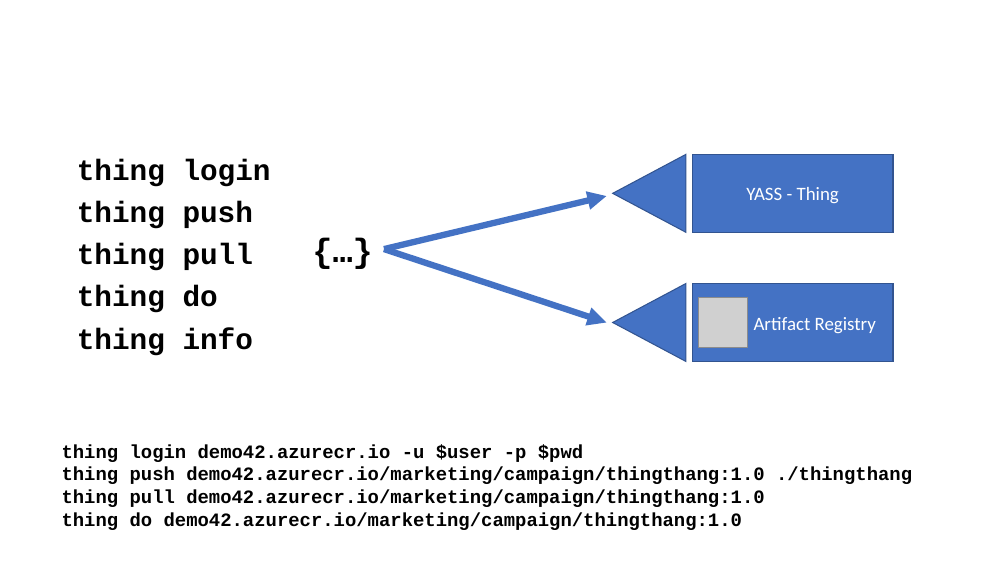
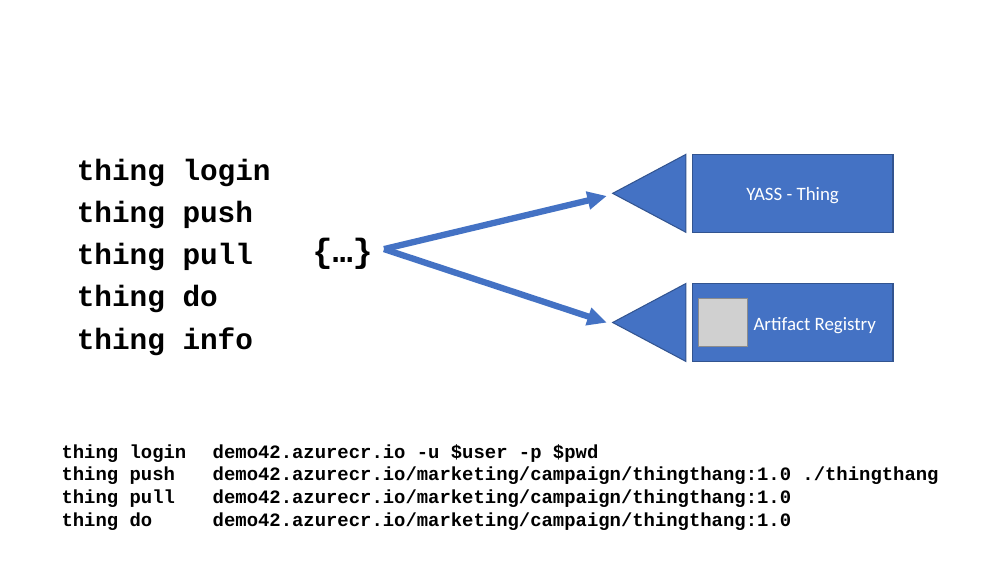
Before and after one commit to SteveLasker/Presentations, a slide deck: slide 7 of ACR/OCIArtifactRegistries-QuickIntro.pptx (slide 10 before the commit). Drawn at 1008x567 pixels with LibreOffice and Linux fonts; fonts in the diff are those of the drawing; grey boxes stand for pictures. Boxes give left, top, right and bottom in pixels: in the first picture for what was removed or moved away, otherwise in the second. Text is boxed around its words. In the diff, an @@ line names an element or a change of style, - is before the commit and + after.

```diff
--- a/ACR/OCIArtifactRegistries-QuickIntro.pptx
+++ b/ACR/OCIArtifactRegistries-QuickIntro.pptx
@@ text "thing login demo42.azurecr.io -u $user ..." rewrapped from box(62, 445, 912, 530) to box(62, 445, 938, 530) @@
```
Also in this commit, not shown: 19 other slides changed, 1 slide added, 3 slides removed.
